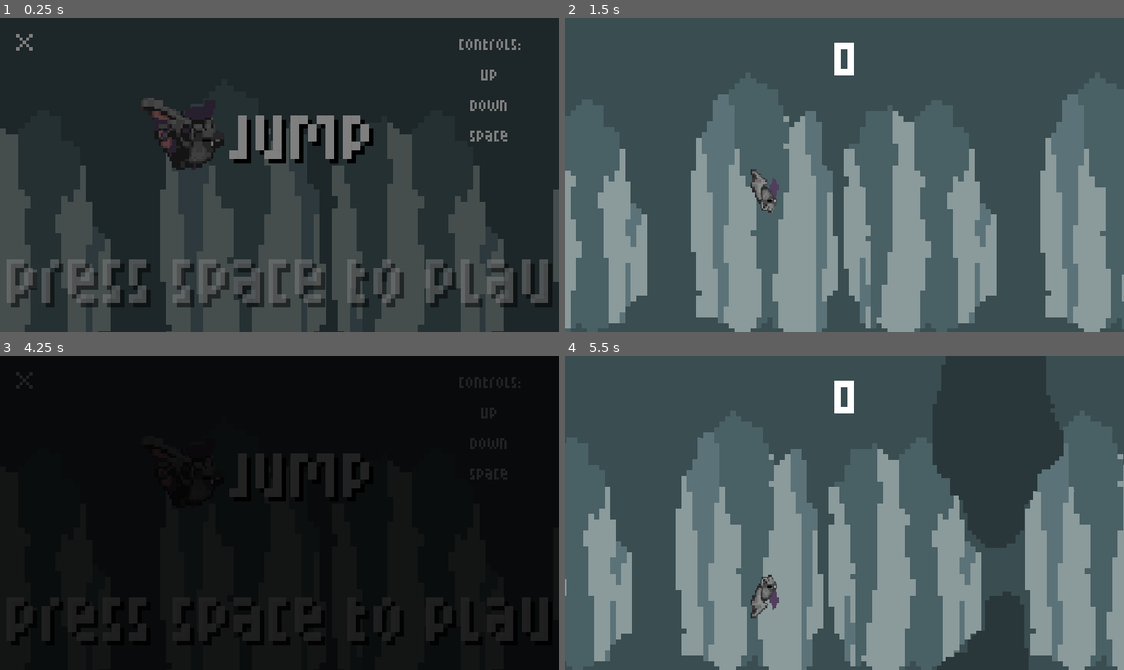
Above: before the commit, frames 1-4 (two rows, left to right).
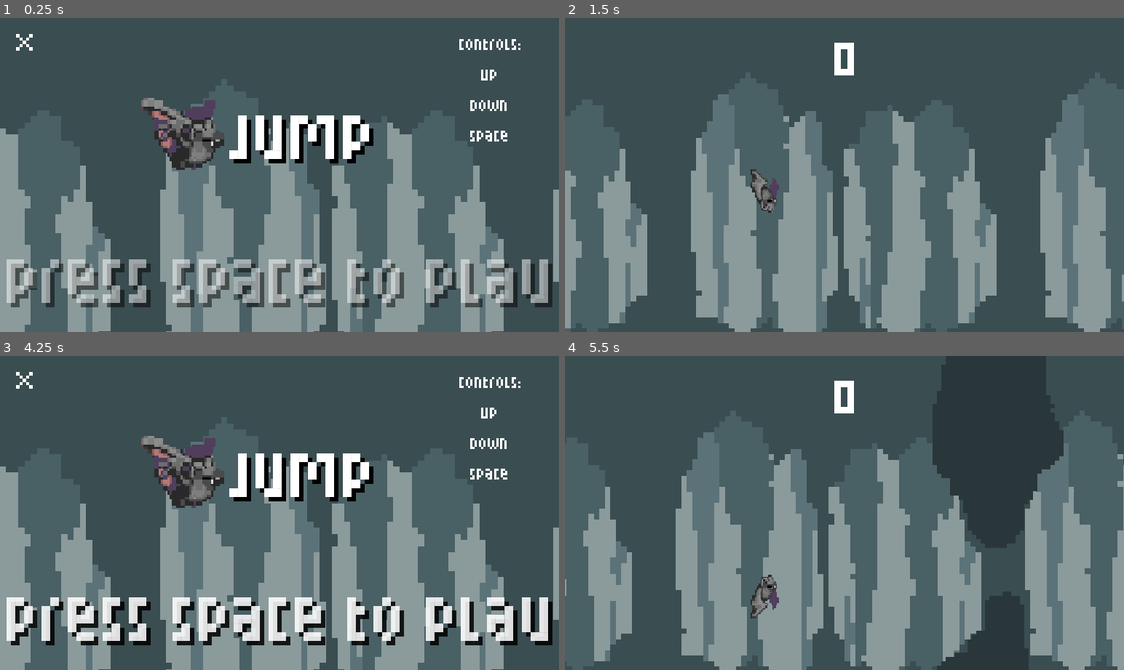
Above: after the commit, the same moments.

Repository: Can202/BatJump
Game: Godot game, scene res://Escenas/Menus/Menú.tscn
The game is run twice, just before and just after one commit, with the same random seed, the same clock (stepped at 60 frames per second) and the same inputs.
Inputs:
- Up to frame 1 (0.25 s): no input
- Up to frame 2 (1.5 s): hold Up (ui_up) 0.53-1.28 s; tap Space (space) at 0.6, 1.35 s; hold Down (ui_down) from 1.28 s (still down)
- Up to frame 3 (4.25 s): release Down (ui_down) at 2.03 s; hold Up (ui_up) 2.03-3.53 s; tap Space (space) at 2.1, 2.85, 3.6 s; hold Down (ui_down) from 3.53 s (still down); tap Escape (scape) at 4.15 s
- Up to frame 4 (5.5 s): keep holding Down (ui_down); tap Space (space) at 4.25, 4.35, 5.1 s

The runs differ from the first frame. In frame 1, 98% of the frame differs, in the area x 0-100%, y 0-100%; in frame 2, nothing differs; in frame 3, 96%; in frame 4, nothing differs.

Commit message:
Add files via upload

Diff:
--- a/Escenas/Menus/Menú.tscn
+++ b/Escenas/Menus/Menú.tscn
@@ -8,6 +8,7 @@
 [ext_resource path="res://Textures/My Textures/black.png" type="Texture" id=6]
 [ext_resource path="res://Escenas/Otros/Guardar.tscn" type="PackedScene" id=7]
 [ext_resource path="res://Textures/Spell 4 Fire/foom_0.wav" type="AudioStream" id=8]
+[ext_resource path="res://Textures/oga-spring-2021-game-jam-banner/spring_2021_game_jam_banner.png" type="Texture" id=9]
 
 [sub_resource type="DynamicFont" id=1]
 size = 40
@@ -88,6 +89,14 @@
 texture = ExtResource( 1 )
 centered = false
 
+[node name="spring_2021_game_jam_banner" type="Sprite" parent="."]
+visible = false
+modulate = Color( 1, 1, 1, 0.301961 )
+position = Vector2( 0, 109 )
+scale = Vector2( 0.35, 0.35 )
+texture = ExtResource( 9 )
+centered = false
+
 [node name="Control" type="Control" parent="."]
 margin_left = -40.7835
 margin_top = -3.36359
@@ -182,6 +191,7 @@
 anims/start = SubResource( 9 )
 
 [node name="Sprite" type="Sprite" parent="Animation"]
+visible = false
 position = Vector2( 184, 88 )
 scale = Vector2( 6.75, 3.75 )
 texture = ExtResource( 6 )
--- a/project.godot
+++ b/project.godot
@@ -28,8 +28,9 @@
 
 config/name="BatJump"
 run/main_scene="res://Escenas/Menus/Menú.tscn"
-boot_splash/image="res://Textures/oga-spring-2021-game-jam-banner/spring_2021_game_jam_banner.png"
-config/icon="res://icon.png"
+boot_splash/image="res://Textures/oga-spring-2021-game-jam-banner/2spring_2021_game_jam_banner.png"
+config/icon="res://icon/icon.png"
+config/windows_native_icon="res://icon/iconwin.ico"
 
 [autoload]
 
Not shown: 1 places in Escenas/Menus/Menú.tscn that only renumber resources
Binary file added: Textures/oga-spring-2021-game-jam-banner/2spring_2021_game_jam_banner.png
Not shown, added: Textures/oga-spring-2021-game-jam-banner/2spring_2021_game_jam_banner.png.import
Not shown, changed: export_presets.cfg
Binary file added: icon/icon.ico
Binary file added: icon/icon.png
Not shown, added: icon/icon.png.import
Binary file added: icon/iconwin.ico
